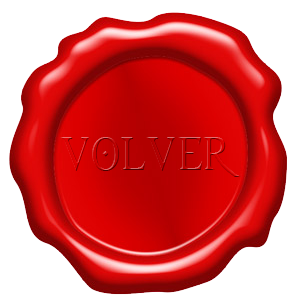
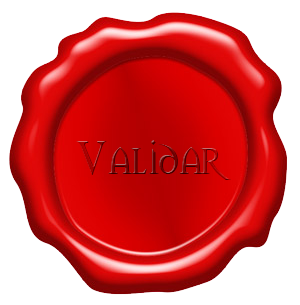
Layer changes from the first (300, 305) image to the second:
renamed "VOLVER" to "Validar", blend addition → overlay, painted on it over [60, 137, 242, 180]
